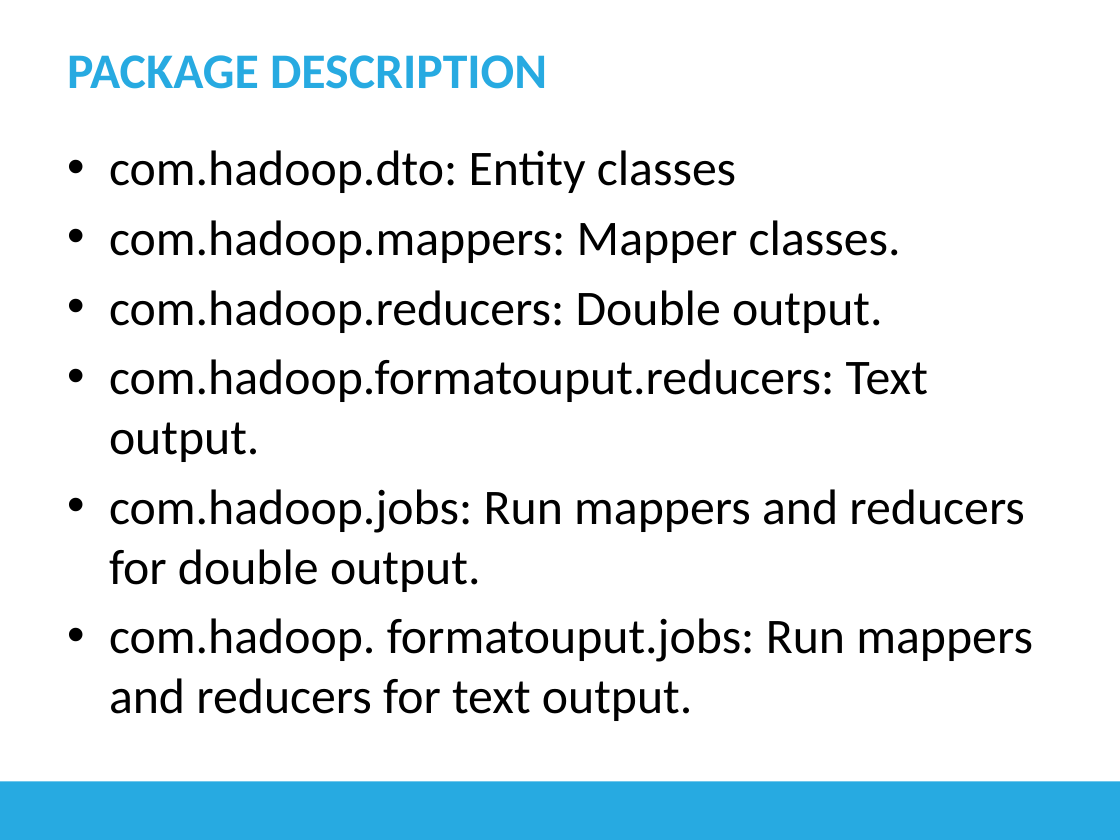
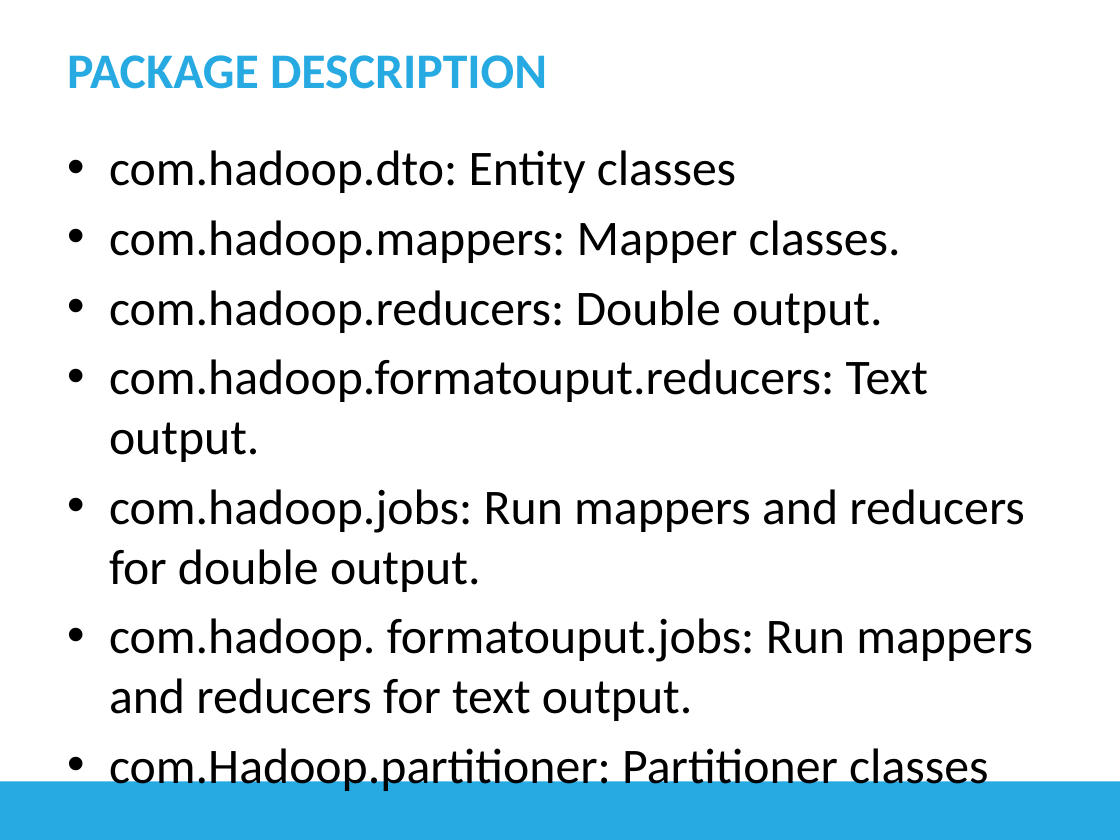
Before and after one commit to longhuynh/BigData, a slide deck: slide 6 of docs/Presentation.pptx. Drawn at 1120x840 pixels with LibreOffice and Linux fonts; fonts in the diff are those of the drawing. Boxes give left, top, right and bottom in pixels: in the first picture for what was removed or moved away, otherwise in the second. Text is boxed around its words. In the diff, an @@ line names an element or a change of style, - is before the commit and + after.

```diff
--- a/docs/Presentation.pptx
+++ b/docs/Presentation.pptx
@@ text at (x1=109, y1=748, x2=988, y2=795): paragraph added @@
+• com.Hadoop.partitioner: Partitioner classes
```
Also in this commit, not shown: 2 other slides changed, 2 slides added, 1 other file.
